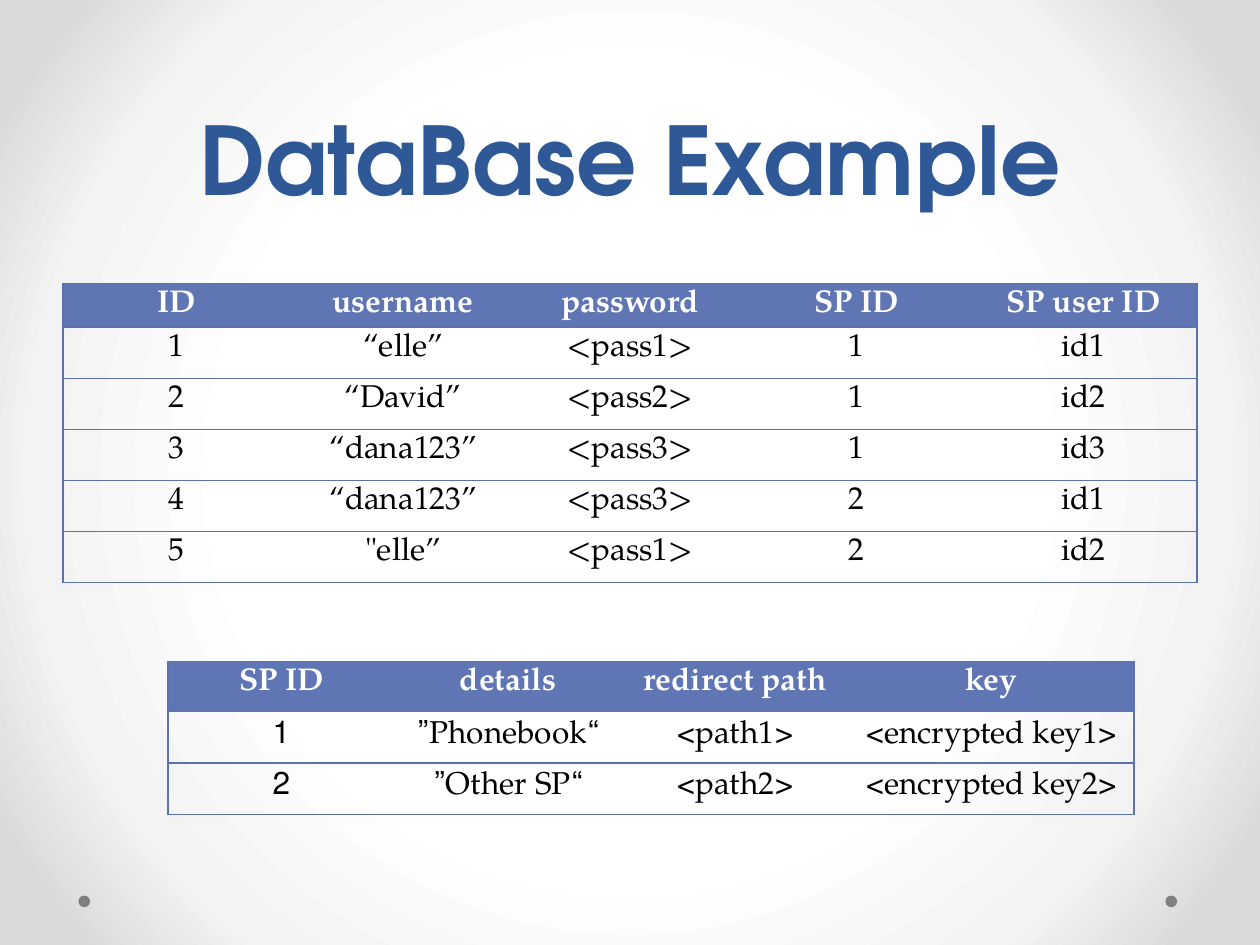
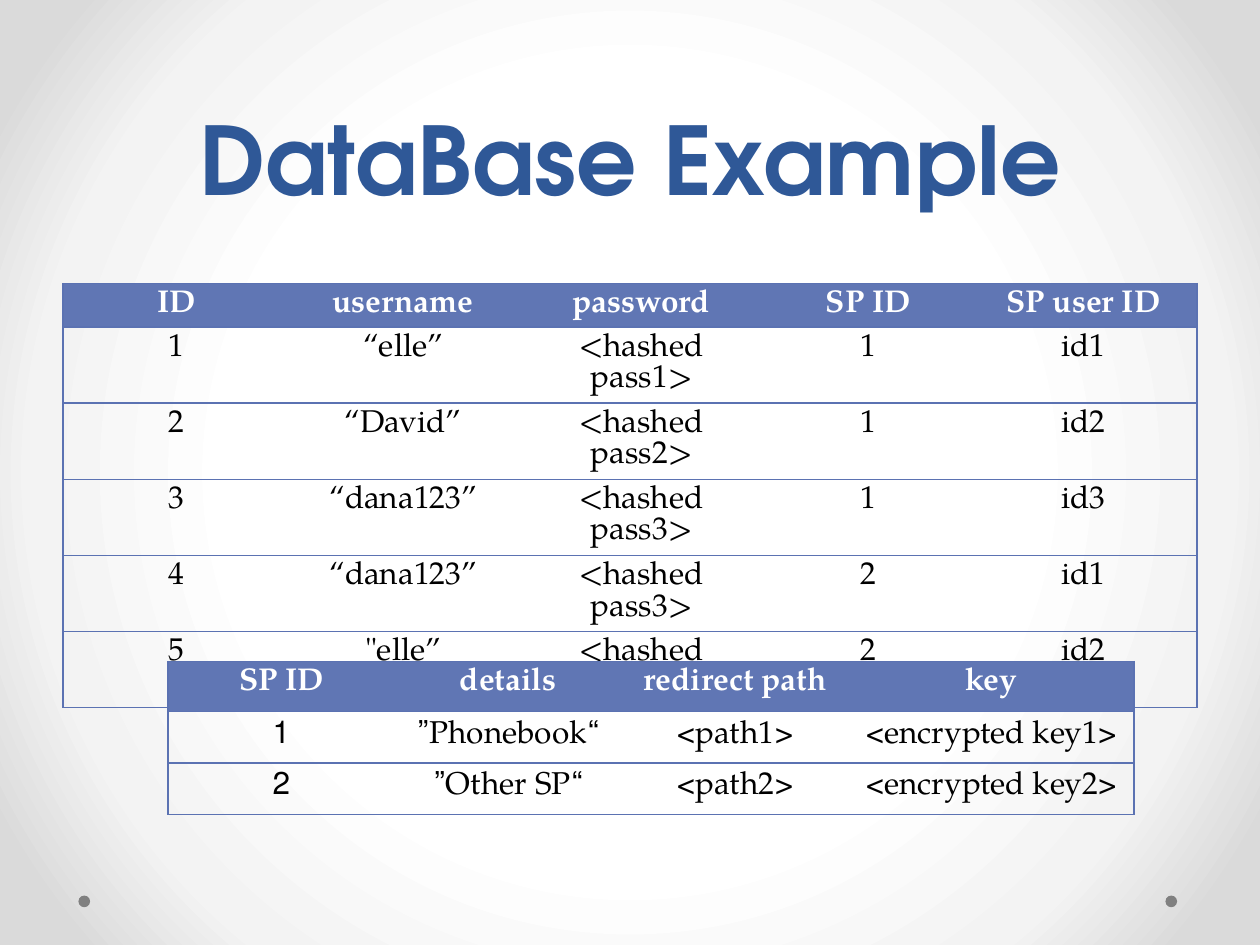
Before and after one commit to ELLE209/MyProject, a slide deck: slide 7 of project_presentation.pptx. Drawn at 1260x945 pixels with LibreOffice and Linux fonts; fonts in the diff are those of the drawing. Boxes give left, top, right and bottom in pixels: in the first picture for what was removed or moved away, otherwise in the second. Text is boxed around its words. In the diff, an @@ line names an element or a change of style, - is before the commit and + after.

```diff
--- a/project_presentation.pptx
+++ b/project_presentation.pptx
@@ table at bbox=[63, 284, 1197, 695] @@
-row 2, column 3: <pass1>
+row 2, column 3: <hashed pass1>
-row 3, column 3: <pass2>
+row 3, column 3: <hashed pass2>
-row 4, column 3: <pass3>
+row 4, column 3: <hashed pass3>
-row 5, column 3: <pass3>
+row 5, column 3: <hashed pass3>
-row 6, column 3: <pass1>
+row 6, column 3: <hashed pass1>
```
Also in this commit, not shown: 7 other files.
